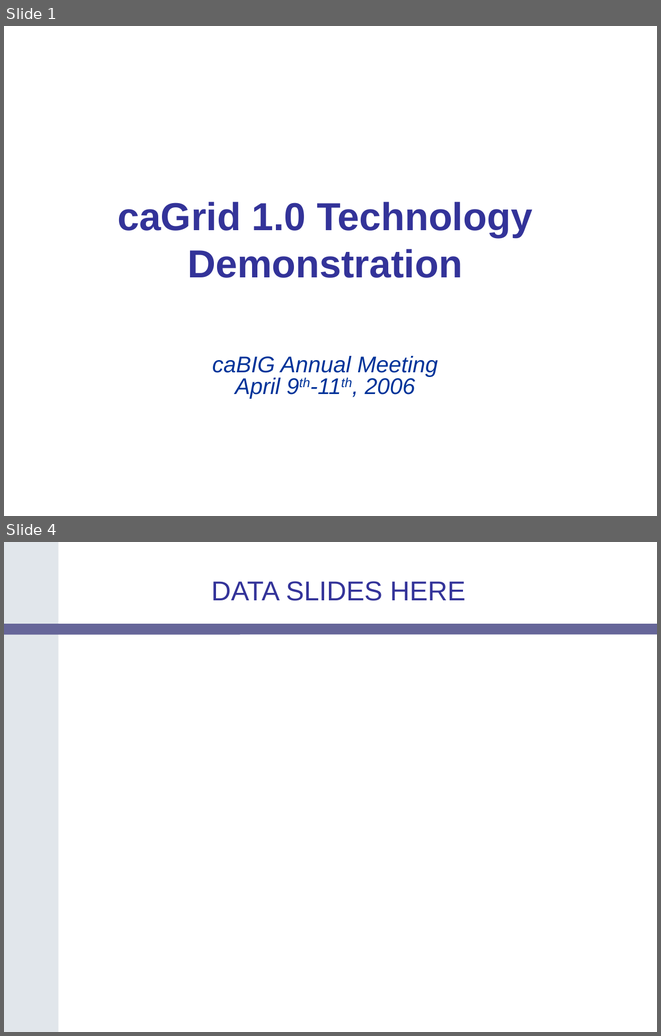
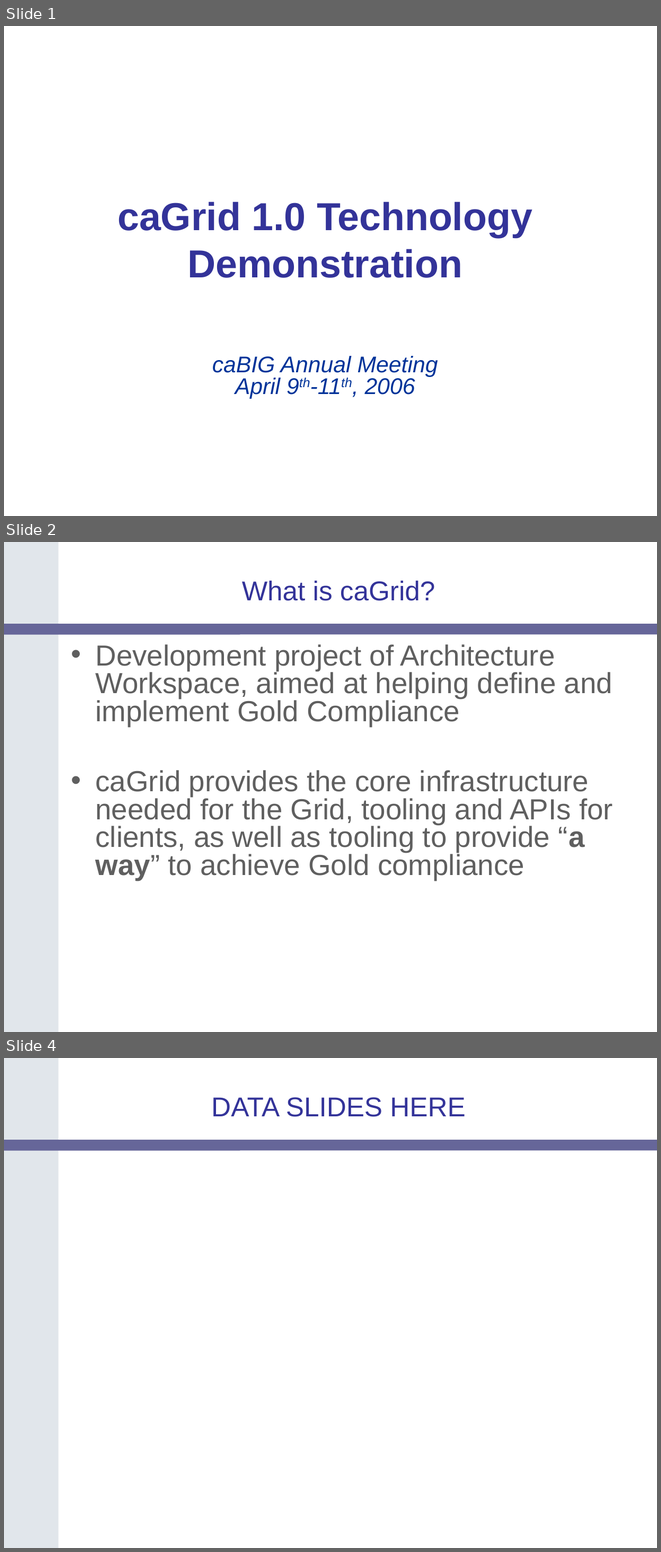
Before and after one commit to NCIP/cagrid-portal, a slide deck: cagrid-1-0/Documentation/presentations/200604_AnnualMeeting/caGrid-1.0-Demo.ppt. Shown one above the other, each under a label of ours: slides 1 and 4 before the commit, slides 1, 2 and 4 after it; the slides between them are not shown. The pictures are 661x1036 and 661x1552 pixels, drawn with LibreOffice and Linux fonts; fonts in the diff are those of the drawing; background and template pictures are left out. Boxes give left, top, right and bottom in pixels: in the first picture for what was removed or moved away, otherwise in the second. Text is boxed around its words. In the diff, an @@ line names an element or a change of style, - is before the commit and + after.

```diff
--- a/cagrid-1-0/Documentation/presentations/200604_AnnualMeeting/caGrid-1.0-Demo.ppt
+++ b/cagrid-1-0/Documentation/presentations/200604_AnnualMeeting/caGrid-1.0-Demo.ppt
@@ slide 2 added at [4, 542, 657, 1032], background #FFFFFF; not listed: 2 template elements that a slide beside it also shows @@
@@ title added at [242, 581, 435, 601], 30 pt, text #333399 @@
+What is caGrid?
@@ text added at [96, 644, 613, 880], 32 pt, text #5F5F5F @@
+• Development project of Architecture Workspace, aimed at helping define and implement Gold Compliance
+• caGrid provides the core infrastructure needed for the Grid, tooling and APIs for clients, as well as tooling to provide “a way” to achieve Gold compliance
```
Also in this commit, not shown: 4 other slides added, 2 slides removed.
